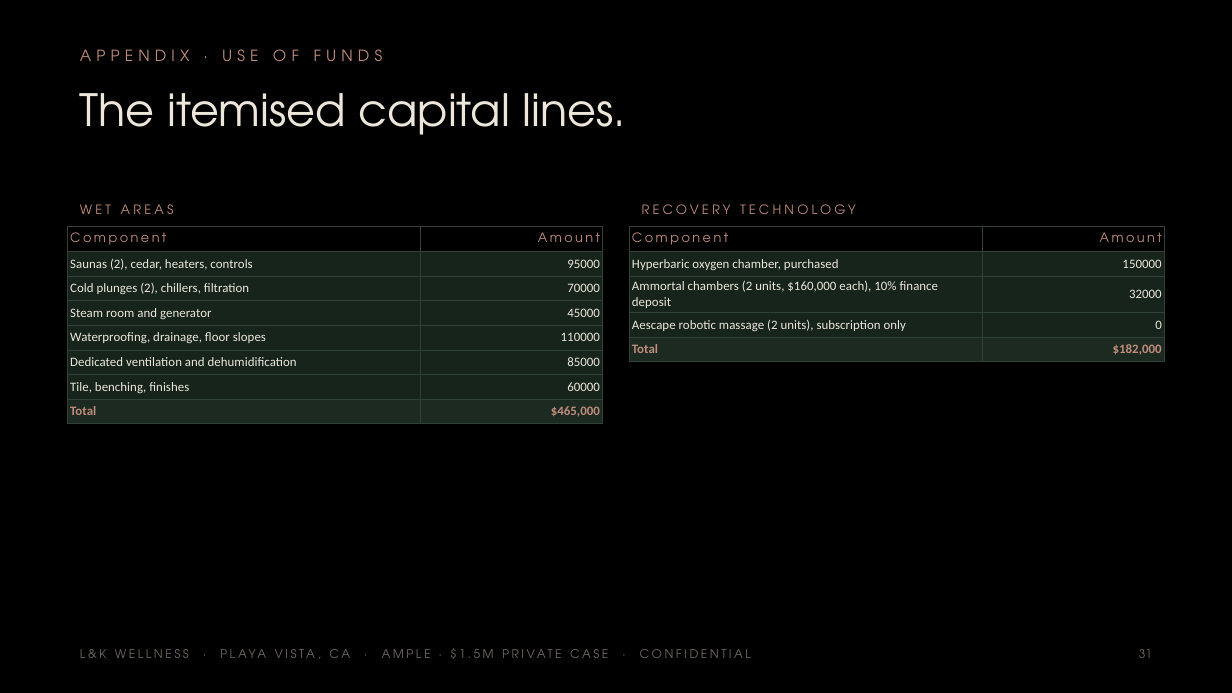
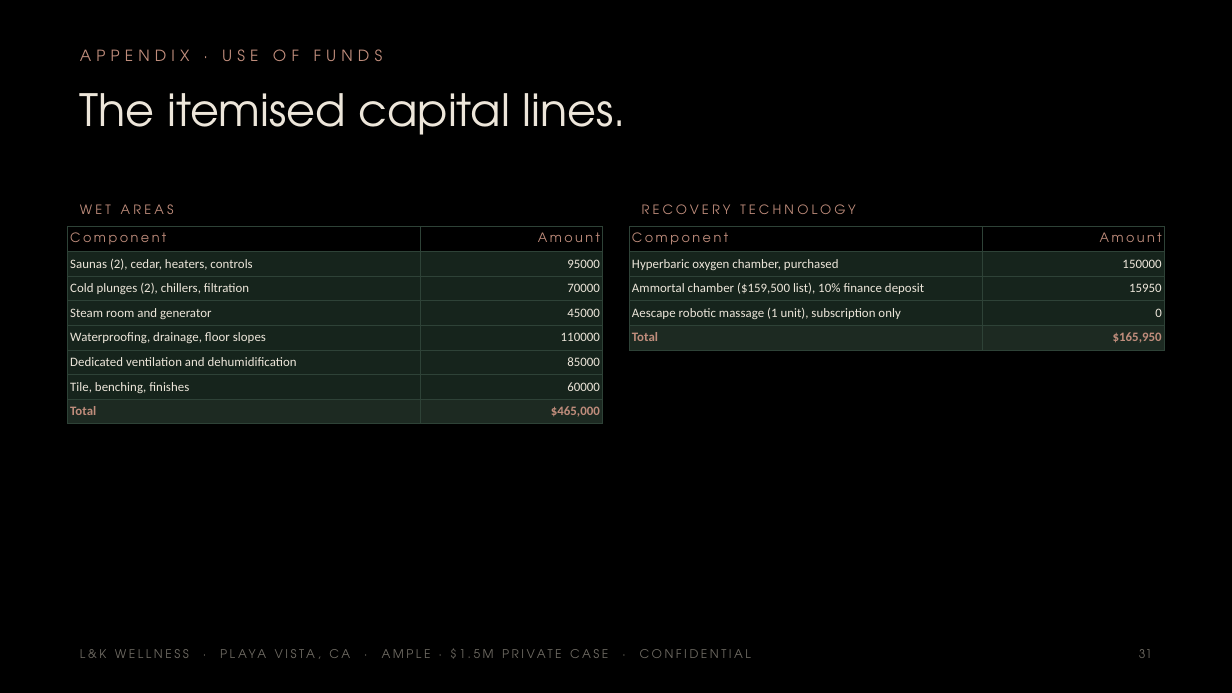
Before and after one commit to apexalpha811/2mil_ample, a slide deck: slide 31 of 1.5mil_ample.pptx. Drawn at 1232x693 pixels with LibreOffice and Linux fonts; fonts in the diff are those of the drawing. Boxes give left, top, right and bottom in pixels: in the first picture for what was removed or moved away, otherwise in the second. Text is boxed around its words. In the diff, an @@ line names an element or a change of style, - is before the commit and + after.

```diff
--- a/1.5mil_ample.pptx
+++ b/1.5mil_ample.pptx
@@ table at box(630, 227, 1164, 350) @@
-row 3, column 1: Ammortal chambers (2 units, $160,000 each), 10% finance deposit
+row 3, column 1: Ammortal chamber ($159,500 list), 10% finance deposit
-row 3, column 2: 32000
+row 3, column 2: 15950
-row 4, column 1: Aescape robotic massage (2 units), subscription only
+row 4, column 1: Aescape robotic massage (1 unit), subscription only
-row 5, column 2: $182,000
+row 5, column 2: $165,950
```
Also in this commit, not shown: 5 other slides changed, 5 other files.
